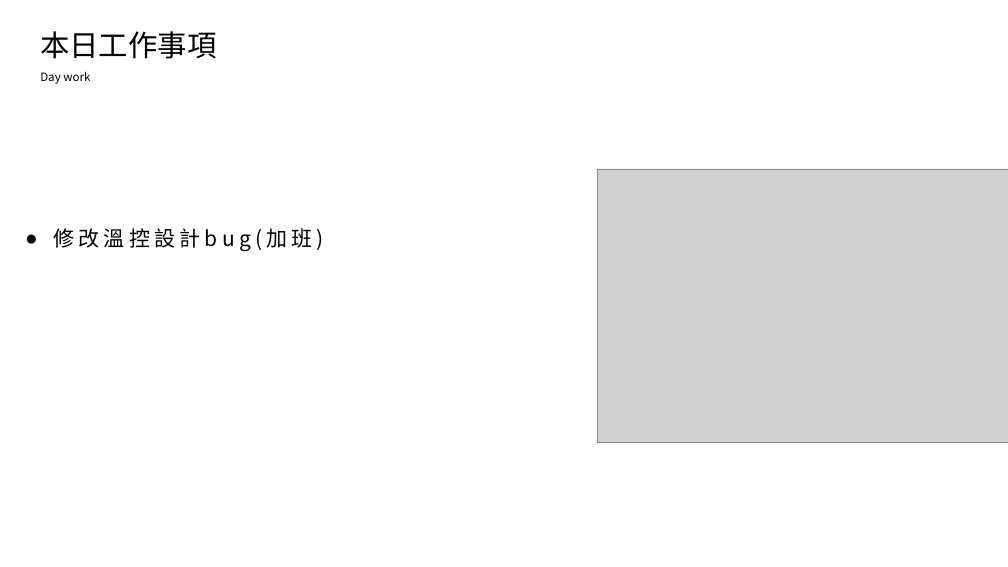
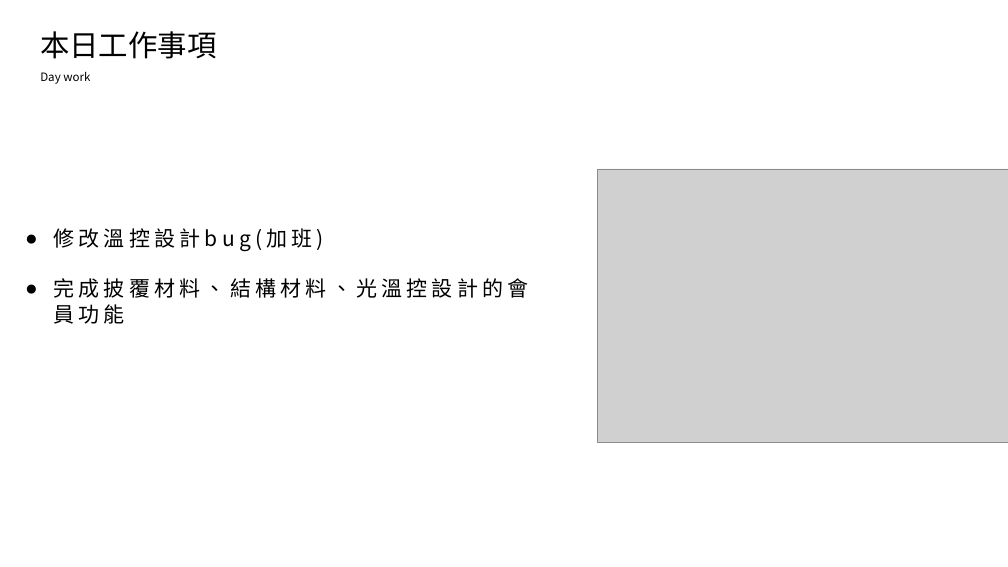
Before and after one commit to king637324/KnowledgeGreenhouseSystem, a slide deck: slide 2 of 工作日報_葉柏漢/2021.09/2021.09.01(加班)~2021.09.02工作日報_葉柏漢.pptx. Drawn at 1008x567 pixels with LibreOffice and Linux fonts; fonts in the diff are those of the drawing; grey boxes stand for pictures. Boxes give left, top, right and bottom in pixels: in the first picture for what was removed or moved away, otherwise in the second. Text is boxed around its words. In the diff, an @@ line names an element or a change of style, - is before the commit and + after.

```diff
--- a/工作日報_葉柏漢/2021.09/2021.09.01(加班)~2021.09.02工作日報_葉柏漢.pptx
+++ b/工作日報_葉柏漢/2021.09/2021.09.01(加班)~2021.09.02工作日報_葉柏漢.pptx
@@ text at bbox=[53, 278, 528, 324]: paragraph added @@
+● 完成披覆材料、結構材料、光溫控設計的會員功能
```
Also in this commit, not shown: 2 other slides changed, 4 slides added, 12 other files.
